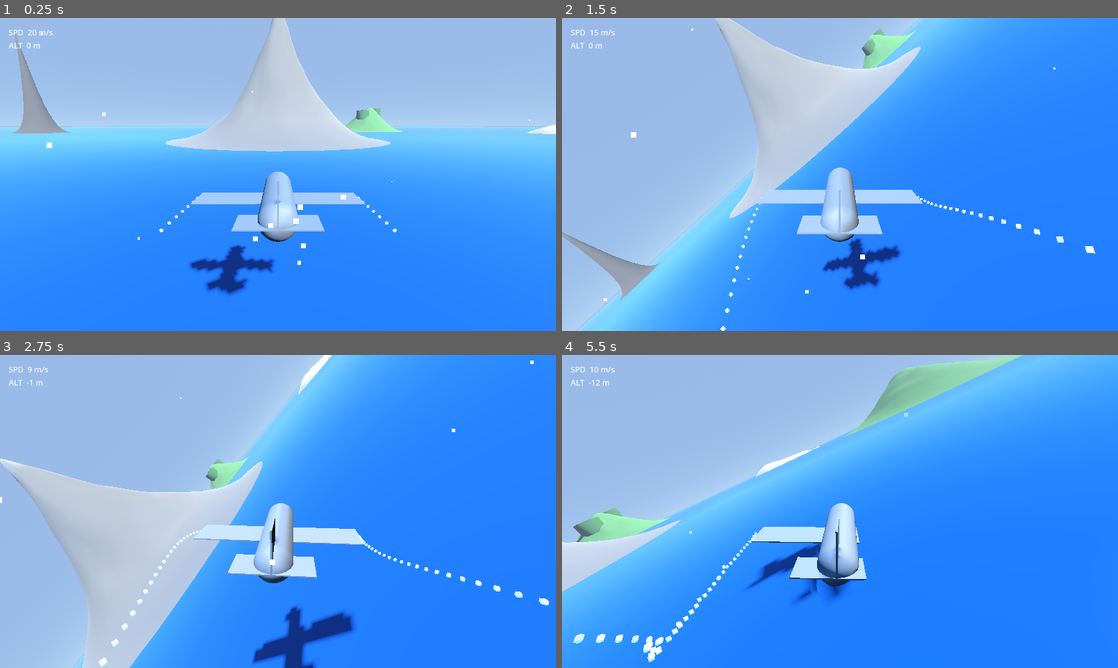
Above: before the commit, frames 1-4 (two rows, left to right).
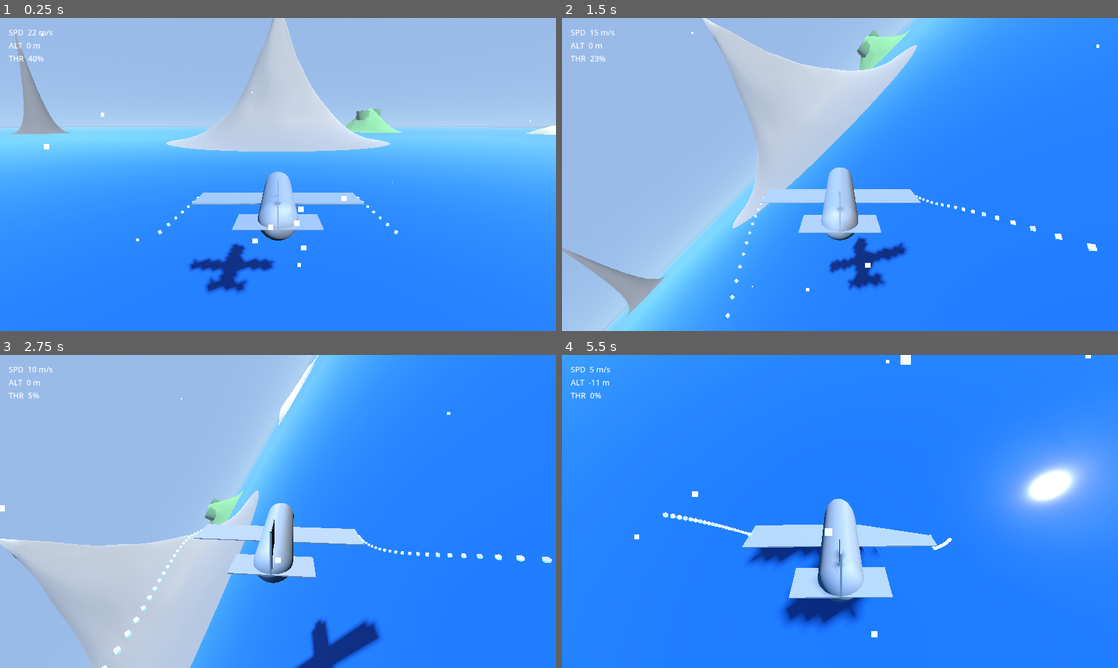
Above: after the commit, the same moments.

Repository: coha1/clouds
Game: Godot game, scene res://scenes/main.tscn
Same seed, same stepped clock (60 frames per second), same inputs: the game is played once before the commit and once after it.
Inputs (mouse positions are in pixels of both pictures, inside the frame that each line leads up to):
- Up to frame 1 (0.25 s): no input
- Up to frame 2 (1.5 s): move the mouse to (962, 158) at 0.52 s; hold D (roll_right) 0.53-1.28 s; hold Mouse wheel down (throttle_down) 0.53-1.28 s; move the mouse to (728, 190) at 1.27 s; hold S (pitch_back) from 1.28 s (still down); tap Mouse wheel up (throttle_up) at 1.35 s
- Up to frame 3 (2.75 s): move the mouse to (333, 442) at 2.02 s; release S (pitch_back) at 2.03 s; hold D (roll_right) from 2.03 s (still down); hold Mouse wheel down (throttle_down) from 2.03 s (still down)
- Up to frame 4 (5.5 s): move the mouse to (812, 574) at 2.77 s; release D (roll_right) at 2.78 s; release Mouse wheel down (throttle_down) at 2.78 s; hold W (pitch_forward) 2.78-3.53 s; tap Mouse wheel up (throttle_up) at 2.85, 4.35 s; move the mouse to (1006, 558) at 3.52 s; hold Mouse wheel down (throttle_down) 3.53-4.28 s; hold A (roll_left) 3.53-5.03 s; move the mouse to (673, 464) at 4.27 s; move the mouse to (867, 511) at 5.02 s; hold S (pitch_back) from 5.03 s (still down); hold Mouse wheel down (throttle_down) from 5.03 s (still down)

The runs differ from the first frame. In frame 1, 1.2% of the frame differs, in the area x 0-100%, y 0-89%; in frame 2, 6.4%; in frame 3, 17%; in frame 4, 59%, in the area x 0-100%, y 0-99%.

Commit message:
added throttle

Diff:
--- a/scenes/plane2/plane2.gd
+++ b/scenes/plane2/plane2.gd
@@ -7,7 +7,9 @@
 @export var speed: float = 20.0
 @export var speed_min: float = 5.0
 @export var speed_max: float = 50.0
-## How fast speed changes when throttle is held
+## How fast throttle_pct moves when the input is held (full range in ~4 s at 0.25)
+@export var throttle_rate: float = 0.25
+## How fast actual speed chases the throttle target
 @export var throttle_speed: float = 8.0
 
 # Controls --------------------------------------------------------------------
@@ -58,6 +60,10 @@
 ## Actual travel direction — normalised. Banking gradually curves this sideways.
 var _direction := Vector3.FORWARD
 
+## 0.0 – 1.0 engine power setting, adjusted by the player and read by the HUD.
+## Actual speed chases the target set by this value; energy/stall push it around.
+var throttle_pct: float = 0.4
+
 ## Angular velocities — lerped toward target rates for inertia feel.
 var _av_roll:  float = 0.0
 var _av_pitch: float = 0.0
@@ -75,8 +81,10 @@
 	var yaw_input:   float = Input.get_axis("yaw_left",      "yaw_right")
 	var throttle:    float = Input.get_axis("throttle_down", "throttle_up")
 
-	# Throttle — hold trigger to change speed
-	speed = clampf(speed + throttle * throttle_speed * delta, speed_min, speed_max)
+	# Throttle — hold input moves the engine power setting; speed chases it
+	throttle_pct = clampf(throttle_pct + throttle * throttle_rate * delta, 0.0, 1.0)
+	var throttle_target := lerpf(speed_min, speed_max, throttle_pct)
+	speed = move_toward(speed, throttle_target, throttle_speed * delta)
 
 	# --- Asymmetric pitch rate ------------------------------------------------
 	# Pulling up (pitch_input > 0) is more powerful than pushing down.
--- a/scenes/ui/hud.gd
+++ b/scenes/ui/hud.gd
@@ -1,11 +1,12 @@
-## Minimal flight HUD. Shows speed and altitude.
+## Minimal flight HUD. Shows speed, altitude, and throttle.
 ## Finds the plane via the "player_plane" group — works with any Node3D subclass.
 extends CanvasLayer
 
 
-@onready var speed_label: Label = %SpeedLabel
-@onready var alt_label: Label = %AltLabel
-@onready var stall_label: Label = %StallLabel
+@onready var speed_label:    Label = %SpeedLabel
+@onready var alt_label:      Label = %AltLabel
+@onready var throttle_label: Label = %ThrottleLabel
+@onready var stall_label:    Label = %StallLabel
 
 
 var _plane: Node3D
@@ -30,5 +31,7 @@
 		spd = _plane.speed
 	elif _plane.get("current_speed") != null:
 		spd = _plane.current_speed
-	speed_label.text = "SPD  %d m/s" % roundi(spd)
-	alt_label.text   = "ALT  %d m"   % roundi(_plane.global_position.y)
+	speed_label.text    = "SPD  %d m/s" % roundi(spd)
+	alt_label.text      = "ALT  %d m"   % roundi(_plane.global_position.y)
+	var thr: float = _plane.get("throttle_pct") if _plane.get("throttle_pct") != null else 0.0
+	throttle_label.text = "THR  %d%%" % roundi(thr * 100.0)
--- a/scenes/ui/hud.tscn
+++ b/scenes/ui/hud.tscn
@@ -25,6 +25,12 @@
 theme_override_colors/font_color = Color(1, 1, 1, 0.9)
 theme_override_font_sizes/font_size = 18
 
+[node name="ThrottleLabel" type="Label" parent="FlightInfo"]
+unique_name_in_owner = true
+text = "THR  --%"
+theme_override_colors/font_color = Color(1, 1, 1, 0.9)
+theme_override_font_sizes/font_size = 18
+
 ; Stall warning — screen-center, hidden until stall
 [node name="StallLabel" type="Label" parent="."]
 unique_name_in_owner = true
